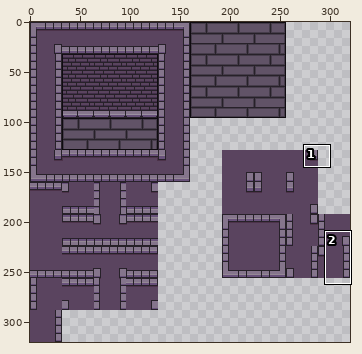
A sprite sheet gets an edit: Assets/Tilesets/CastleTileSet.png. The first picture is a wide view before the edit; the outline marks the close-up.
Close-up. Before:
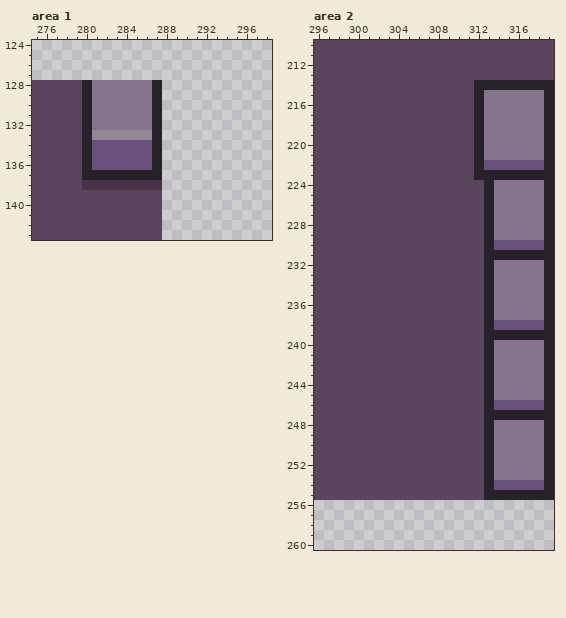
The file is 320x320 pixels. Colours within 5 levels of each other are drawn and written as one. Shown: area 1: x 275..298, y 124..143; area 2: x 296..319, y 210..260. The commit also changed other parts of the picture, which this record leaves out.
The result:
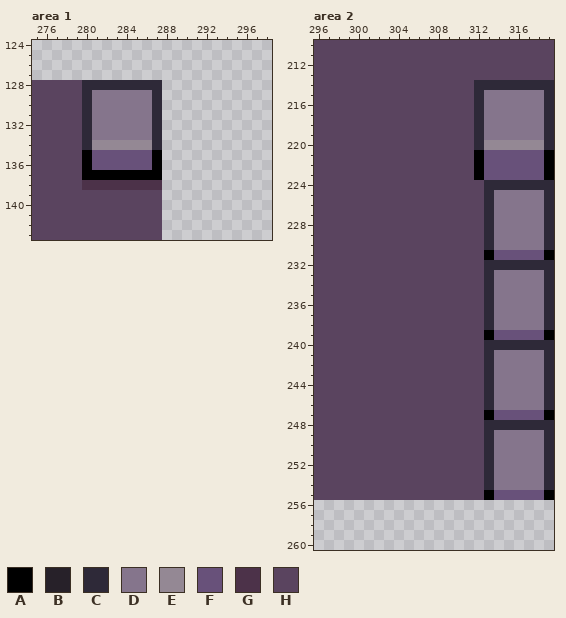
Palette (. is transparent): A #000000  B #272129  C #2e2938  D #85758c  E #948894  F #68517a  G #4c3249  H #5a445f
Change:
Changed rows in their new state; - is an unchanged pixel.
Area 1:
first column x 280:
128 CCCCCCCC
129 C------C
130 C------C
131 C------C
132 C------C
133 CDDDDDDC
134 CEEEEEEC
135 A------A
136 A------A
137 AAAAAAAA
Area 2:
first column x 312:
214 CCCCCCCC
215 C------C
216 C------C
217 C------C
218 C------C
219 C------C
220 CEEEEEEC
221 AFFFFFFA
222 A------A
223 AFFFFFFA
224 -CCCCCCC
225 -C-----C
226 -C-----C
227 -C-----C
228 -C-----C
229 -C-----C
230 -CDDDDDC
231 -AFFFFFA
232 -CCCCCCC
233 -C-----C
234 -C-----C
235 -C-----C
236 -C-----C
237 -C-----C
238 -CDDDDDC
239 -AFFFFFA
240 -CCCCCCC
241 -C-----C
242 -C-----C
243 -C-----C
244 -C-----C
245 -C-----C
246 -CDDDDDC
247 -AFFFFFA
248 -CCCCCCC
249 -C-----C
250 -C-----C
251 -C-----C
252 -C-----C
253 -C-----C
254 -CDDDDDC
255 -AFFFFFA
Where, in picture pixels (left, top, right, bottom), the same in both close-ups:
changed: (82, 80, 162, 180)
changed: (474, 80, 554, 500)
